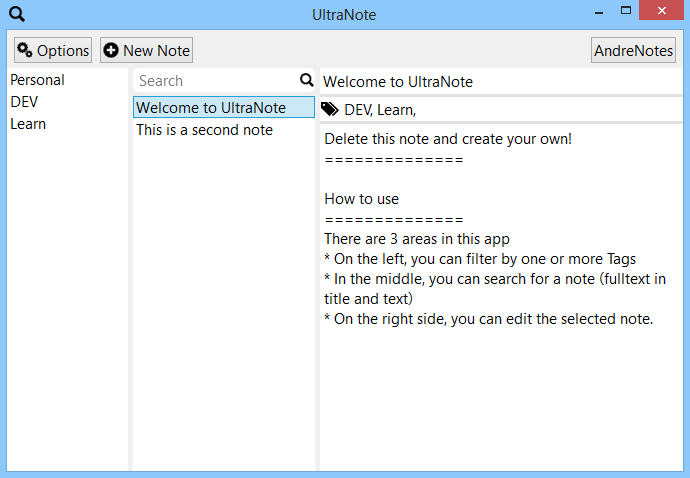
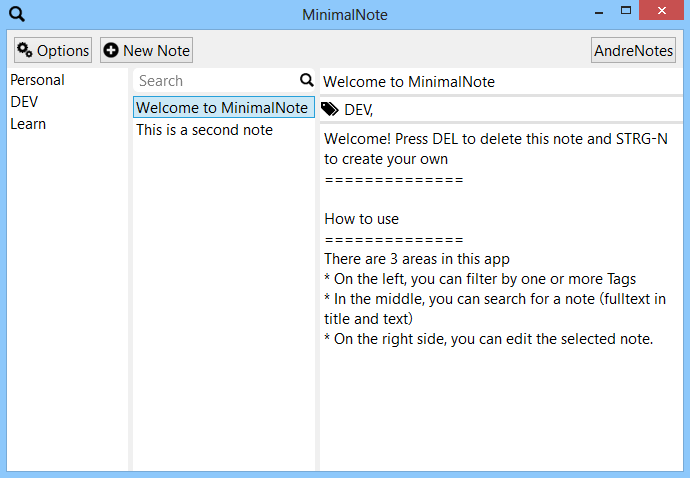
The second 690×478 image is a revision of the first. Changes to its layers:
added layer "Eingefügte Ebene" above "Hintergrund" over 221, 9, 667, 347
painted on "Hintergrund" over 221, 9, 667, 347
